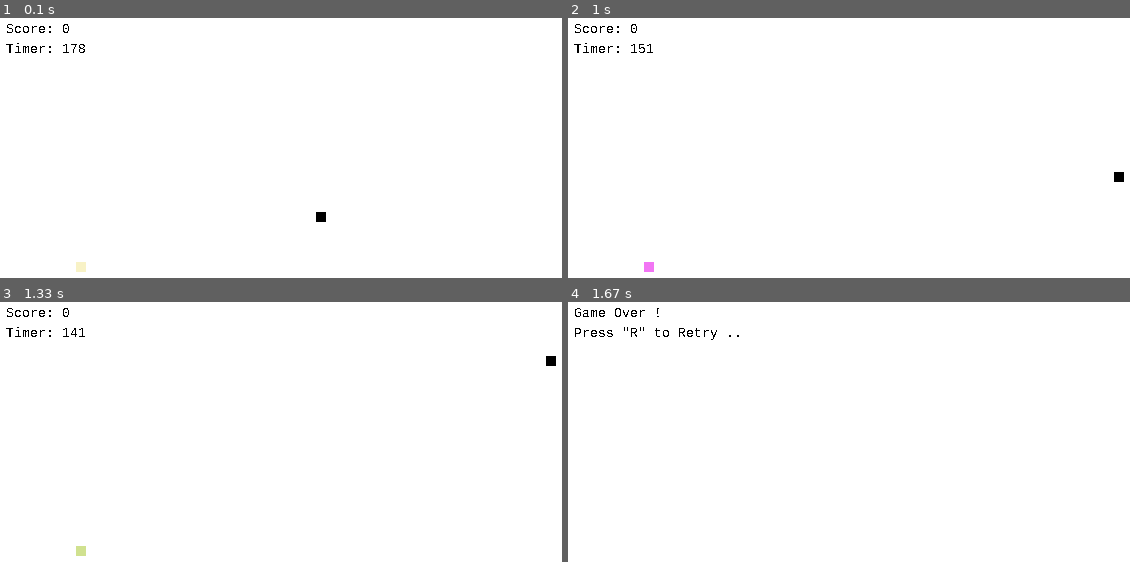
Above: before the commit, frames 1-4 (two rows, left to right).
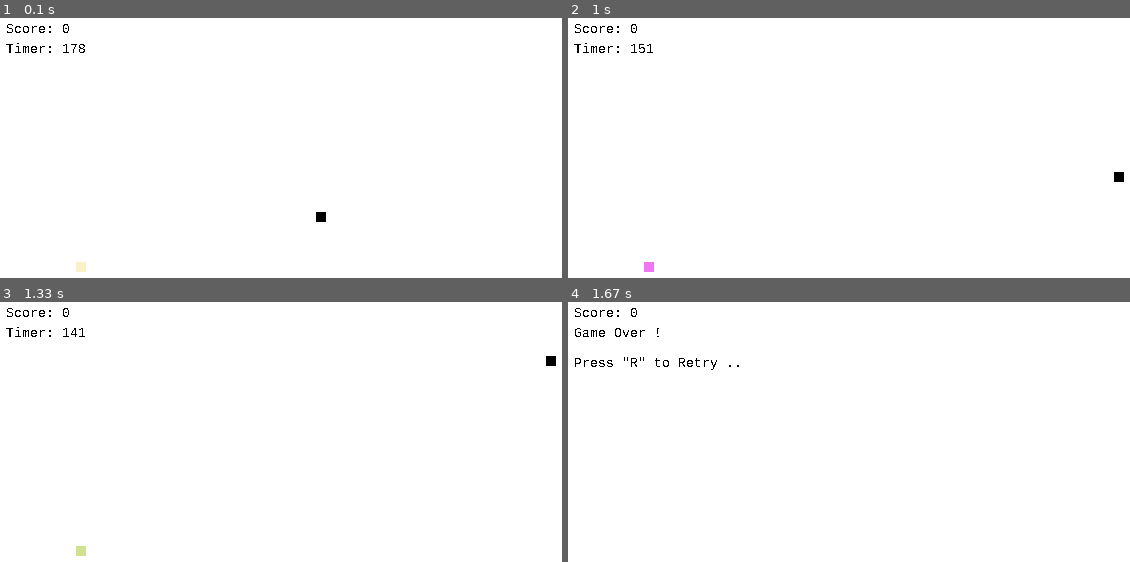
Above: after the commit, the same moments.

Repository: iamomerm/Snake-PyGame
Game: pygame game, started from snake.py
Same seed, same stepped clock (60 frames per second), same inputs: the game is played once before the commit and once after it.
Inputs:
- Up to frame 1 (0.1 s): no input
- Up to frame 2 (1 s): hold Up from 0.83 s (still down)
- Up to frame 3 (1.33 s): release Up at 1.3 s
- Up to frame 4 (1.67 s): hold Right from 1.33 s (still down)

Frames 1-3 are identical in both runs. In frame 4, 0.5% of the frame differs, in the area x 1-31%, y 2-27%.

Commit message:
Oct 22, 2023 II

Diff:
--- a/snake.py
+++ b/snake.py
@@ -19,8 +19,9 @@
     WIN.fill((255, 255, 255))
 
     if globals()['gameover']:
-        WIN.blit(FONT.render('Game Over !', False, (0, 0, 0)), (10, 10))
-        WIN.blit(FONT.render('Press "R" to Retry ..', False, (0, 0, 0)), (10, 30))
+        WIN.blit(FONT.render(f'Score: %d' % globals()['score'], False, (0, 0, 0)), (10, 10))
+        WIN.blit(FONT.render('Game Over !', False, (0, 0, 0)), (10, 30))
+        WIN.blit(FONT.render('Press "R" to Retry ..', False, (0, 0, 0)), (10, 60))
 
     else:
         WIN.blit(FONT.render(f'Score: %d' % globals()['score'], False, (0, 0, 0)), (10, 10))
@@ -63,7 +64,6 @@
     globals()['snake'] = {'x': 300, 'y': 200, 'width': 10, 'height': 10}
     globals()['snack'] = {'x': choice(HORIZONTAL_STEPS), 'y': choice(VERTICAL_STEPS), 'width': 10, 'height': 10}
 
-
     # Game
     clock = pygame.time.Clock()
     run = True
@@ -97,11 +97,13 @@
             globals()['timer'] = 180
 
         # Game Over
-        if globals()['timer'] == 0:
-            print('Timeout - Game Over!')
-            globals()['gameover'] = True
+        game_over_conditions = [
+            globals()['snake']['x'] in [0, 600],
+            globals()['snake']['y'] in [0, 400],
+            globals()['timer'] == 0
+        ]
 
-        if globals()['snake']['x'] in [0, 600] or globals()['snake']['y'] in [0, 400]:
+        if any(game_over_conditions):
             print('Game Over!')
             globals()['gameover'] = True
 
